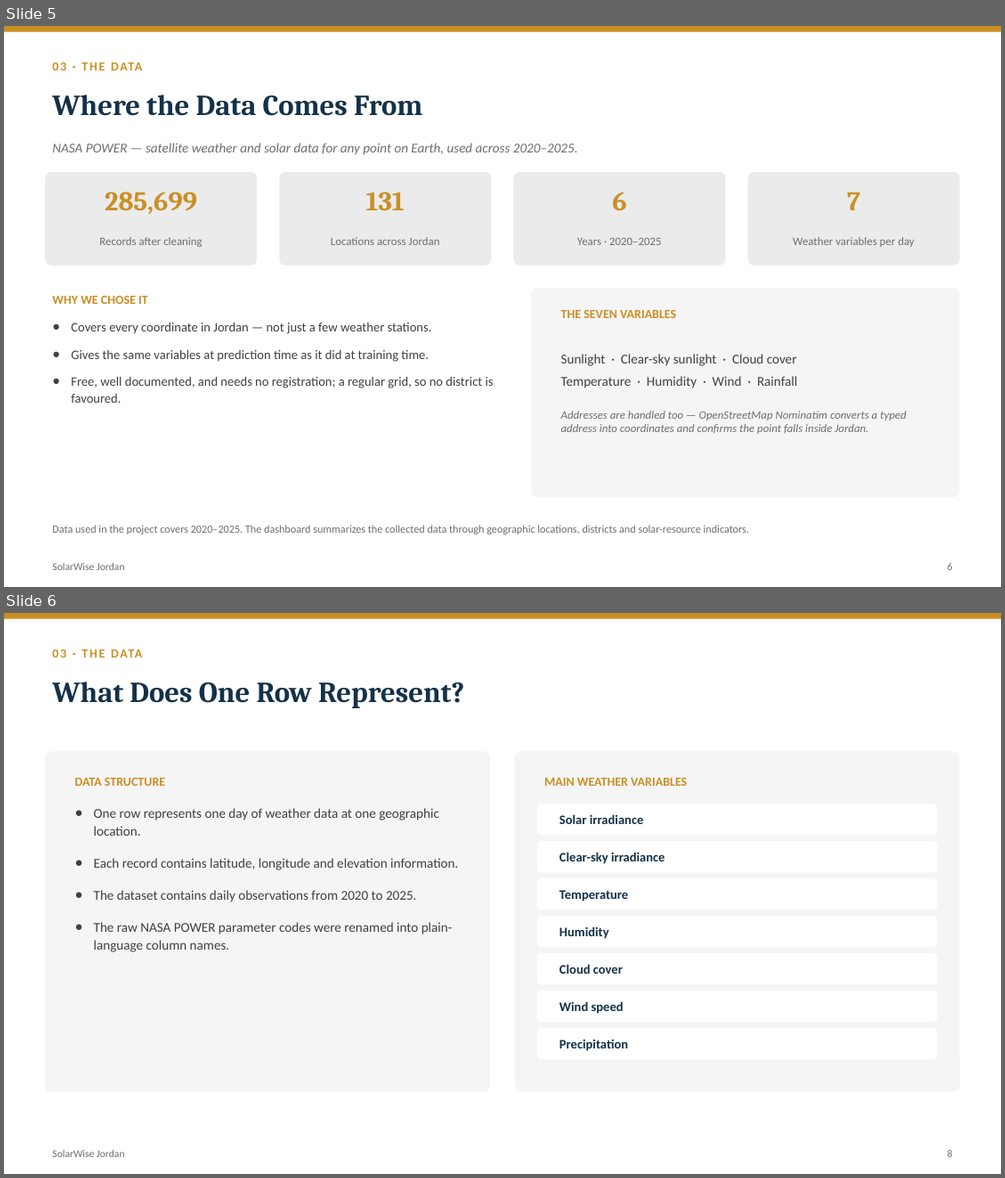
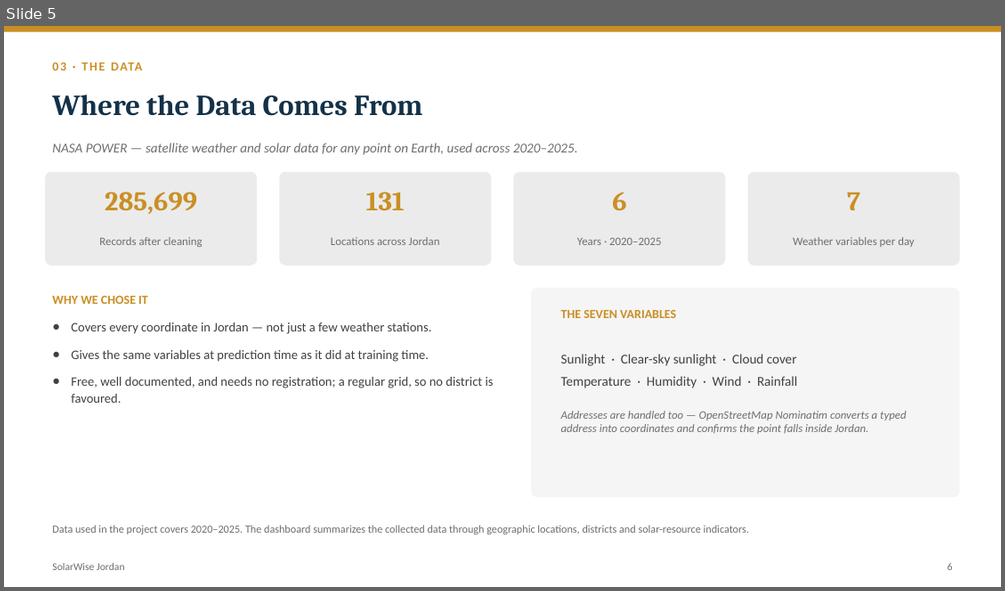
Before and after one commit to shahedfarraj/solar-wise, a slide deck: SolarWise_Jordan.pptx. Shown one above the other, each under a label of ours: slides 5 and 6 before the commit, slide 5 after it. The pictures are 1005x1178 and 1005x591 pixels, drawn with LibreOffice and Linux fonts; fonts in the diff are those of the drawing. Boxes give left, top, right and bottom in pixels: in the first picture for what was removed or moved away, otherwise in the second. Text is boxed around its words. In the diff, an @@ line names an element or a change of style, - is before the commit and + after.

```diff
--- a/SolarWise_Jordan.pptx
+++ b/SolarWise_Jordan.pptx
@@ slide 6 removed at <box>4,613,1001,1174</box>, background #FFFFFF @@
@@ rectangle removed at <box>4,613,1001,619</box> @@
@@ text removed at <box>52,682,464,708</box> @@
-What Does One Row Represent?
@@ rounded rectangle removed at <box>45,751,490,1092</box> @@
@@ rounded rectangle removed at <box>515,751,960,1092</box> @@
@@ text removed at <box>75,778,165,786</box> @@
-DATA STRUCTURE
@@ text removed at <box>544,778,687,786</box> @@
-MAIN WEATHER VARIABLES
@@ text removed at <box>94,808,458,952</box> @@
-● One row represents one day of weather data at one geographic location.
-● Each record contains latitude, longitude and elevation information.
-● The dataset contains daily observations from 2020 to 2025.
-● The raw NASA POWER parameter codes were renamed into plain-language column names.
@@ rounded rectangle removed at <box>537,803,938,835</box> @@
@@ text removed at <box>559,814,644,824</box> @@
-Solar irradiance
@@ rounded rectangle removed at <box>537,841,938,873</box> @@
@@ text removed at <box>559,852,665,864</box> @@
-Clear-sky irradiance
@@ rounded rectangle removed at <box>537,878,938,910</box> @@
@@ text removed at <box>94,890,114,900</box> @@
-03 · THE DATA
@@ text removed at <box>559,890,628,901</box> @@
-Temperature
@@ rounded rectangle removed at <box>537,916,938,948</box> @@
@@ text removed at <box>559,926,609,939</box> @@
-Humidity
@@ rounded rectangle removed at <box>537,953,938,985</box> @@
@@ text removed at <box>559,964,623,973</box> @@
-Cloud cover
@@ rounded rectangle removed at <box>537,990,938,1022</box> @@
@@ text removed at <box>559,1001,623,1013</box> @@
-Wind speed
@@ rounded rectangle removed at <box>537,1028,938,1060</box> @@
@@ text removed at <box>559,1039,628,1051</box> @@
-Precipitation
@@ text removed at <box>52,1150,125,1157</box> @@
-SolarWise Jordan
@@ text removed at <box>947,1150,953,1157</box> @@
-8
```
Also in this commit, not shown: 5 other files.
